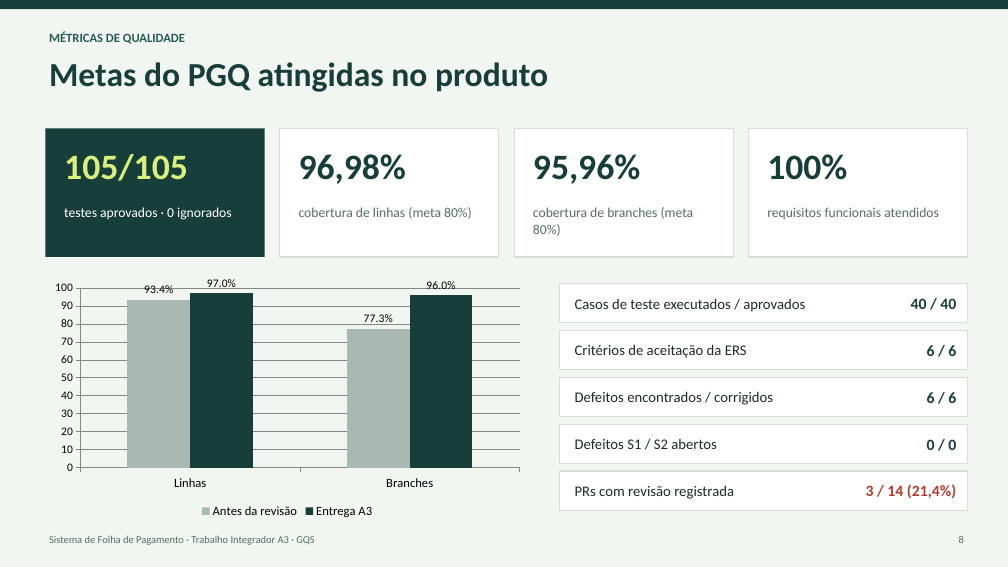
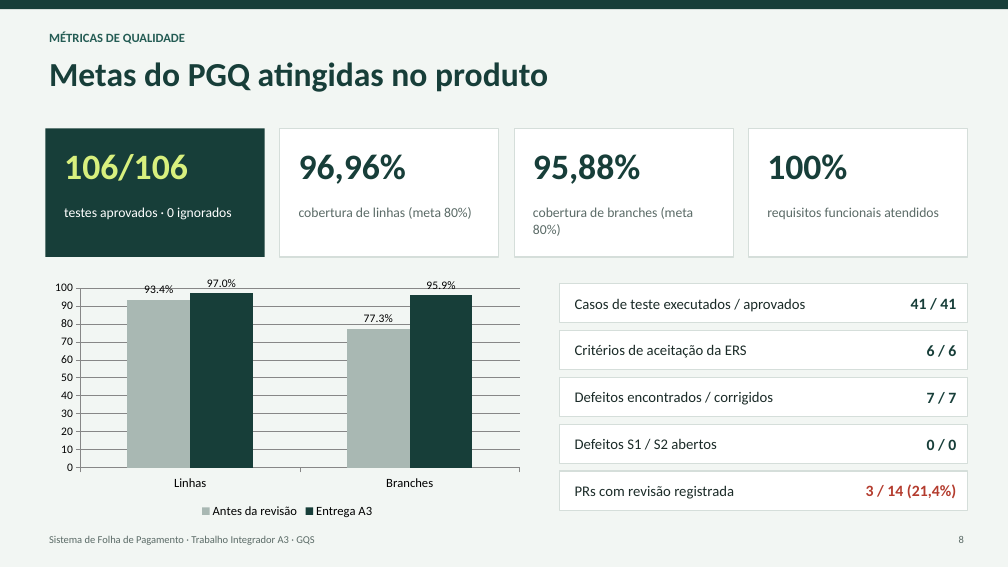
Before and after one commit to aruwer/FolhaPagamento, a slide deck: slide 8 of 11_Apresentacao/Apresentacao_A3_FolhaPagamento.pptx. Drawn at 1008x567 pixels with LibreOffice and Linux fonts; fonts in the diff are those of the drawing. Boxes give left, top, right and bottom in pixels: in the first picture for what was removed or moved away, otherwise in the second. Text is boxed around its words. In the diff, an @@ line names an element or a change of style, - is before the commit and + after.

```diff
--- a/11_Apresentacao/Apresentacao_A3_FolhaPagamento.pptx
+++ b/11_Apresentacao/Apresentacao_A3_FolhaPagamento.pptx
@@ text at bbox=[64, 154, 188, 181]: text changed @@
-105/105
+106/106
@@ text at bbox=[299, 154, 406, 184]: text changed @@
-96,98%
+96,96%
@@ text at bbox=[533, 154, 640, 184]: text changed @@
-95,96%
+95,88%
@@ column chart at bbox=[45, 276, 529, 522] @@
@@ Entrega A3, Branches: 96 to 95.9 @@
@@ text at bbox=[911, 298, 956, 309]: text changed @@
-40 / 40
+41 / 41
@@ text at bbox=[927, 392, 956, 403]: text changed @@
-6 / 6
+7 / 7
```
Also in this commit, not shown: 3 other slides changed, 9 other files.
